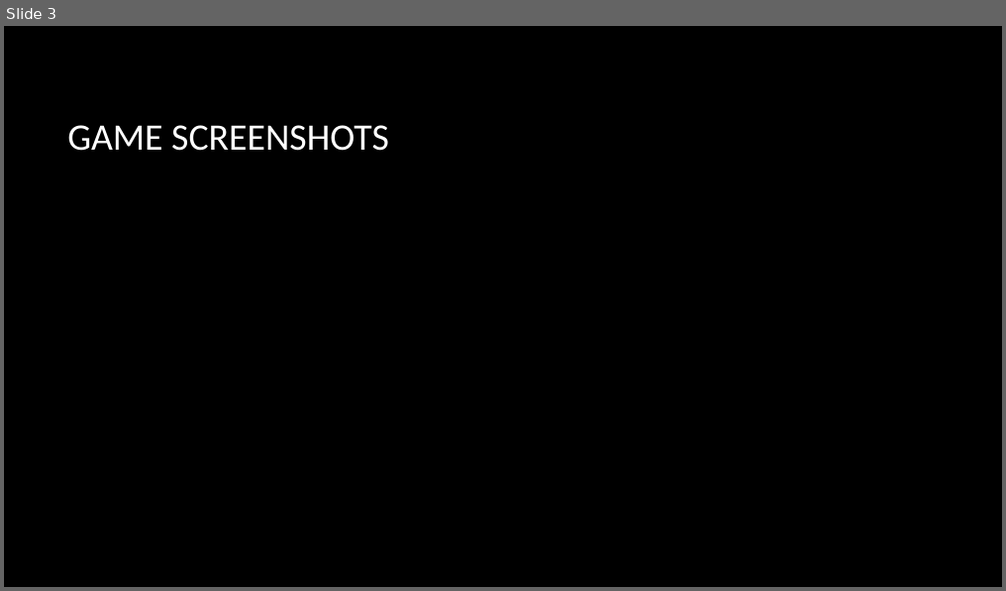
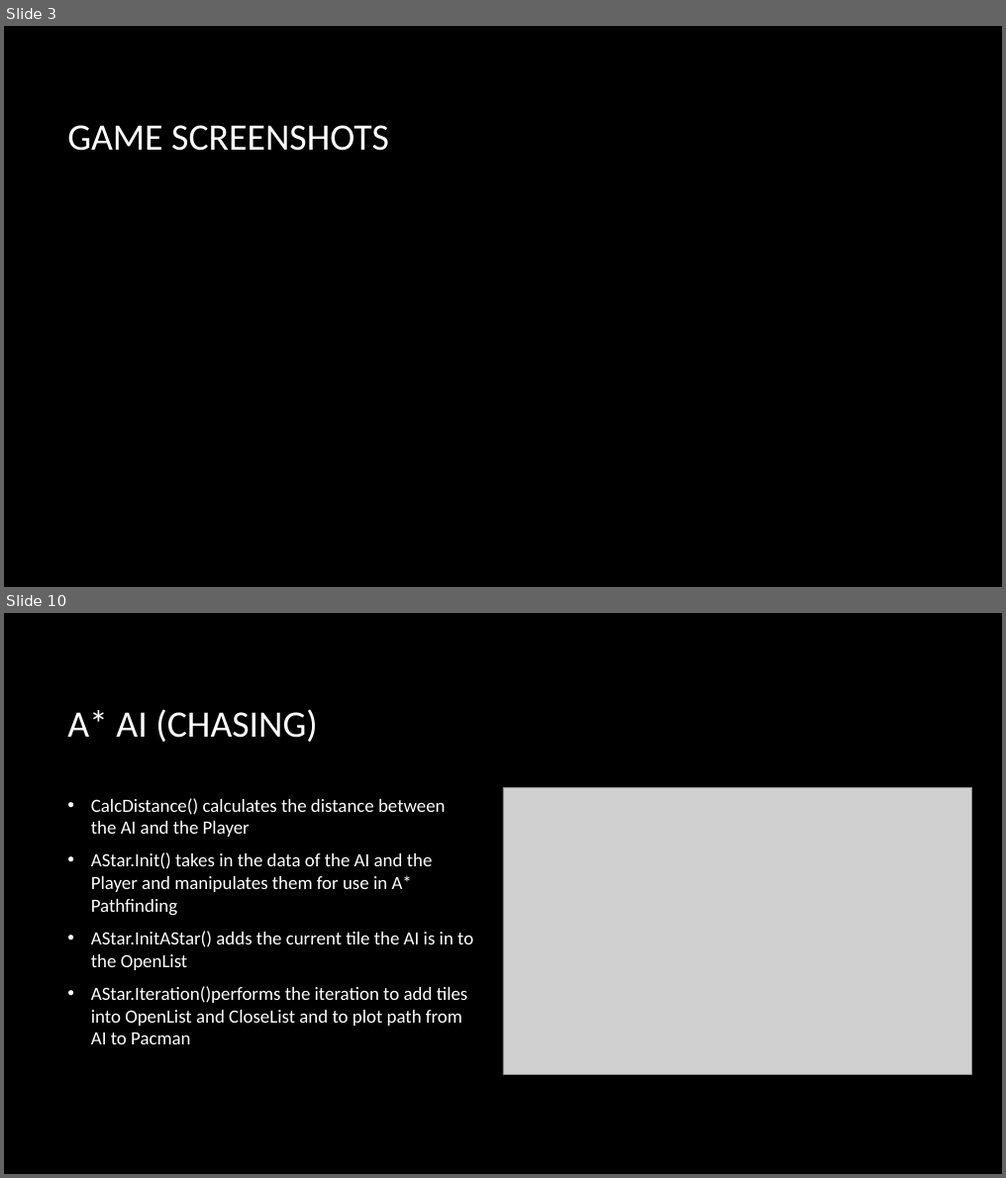
Before and after one commit to Lexzt/finlandai, a slide deck: Documentations/Pacman Revised.pptx. Shown one above the other, each under a label of ours: slide 3 before the commit, slides 3 and 10 after it; the slides between them are not shown. The pictures are 1006x591 and 1006x1178 pixels, drawn with LibreOffice and Linux fonts; fonts in the diff are those of the drawing; grey boxes stand for pictures; background and template pictures are left out. Boxes give left, top, right and bottom in pixels: in the first picture for what was removed or moved away, otherwise in the second. Text is boxed around its words. In the diff, an @@ line names an element or a change of style, - is before the commit and + after.

```diff
--- a/Documentations/Pacman Revised.pptx
+++ b/Documentations/Pacman Revised.pptx
@@ slide 10 added at (4,613,1002,1174), background picture (left out) @@
@@ title added at (67,709,317,742), 36 pt, text #FFFFFF @@
+A* AI (CHASING)
@@ picture added at (503,787,973,1074) @@
@@ text added at (91,798,473,1045), 18 pt, text #FFFFFF @@
+• CalcDistance() calculates the distance between the AI and the Player
+• AStar.Init() takes in the data of the AI and the Player and manipulates them for use in A* Pathfinding
+• AStar.InitAStar() adds the current tile the AI is in to the OpenList
+• AStar.Iteration()performs the iteration to add tiles into OpenList and CloseList and to plot path from AI to Pacman
```
Also in this commit, not shown: 3 slides changed, 3 other slides added, 1 slide removed, 1 other file.
